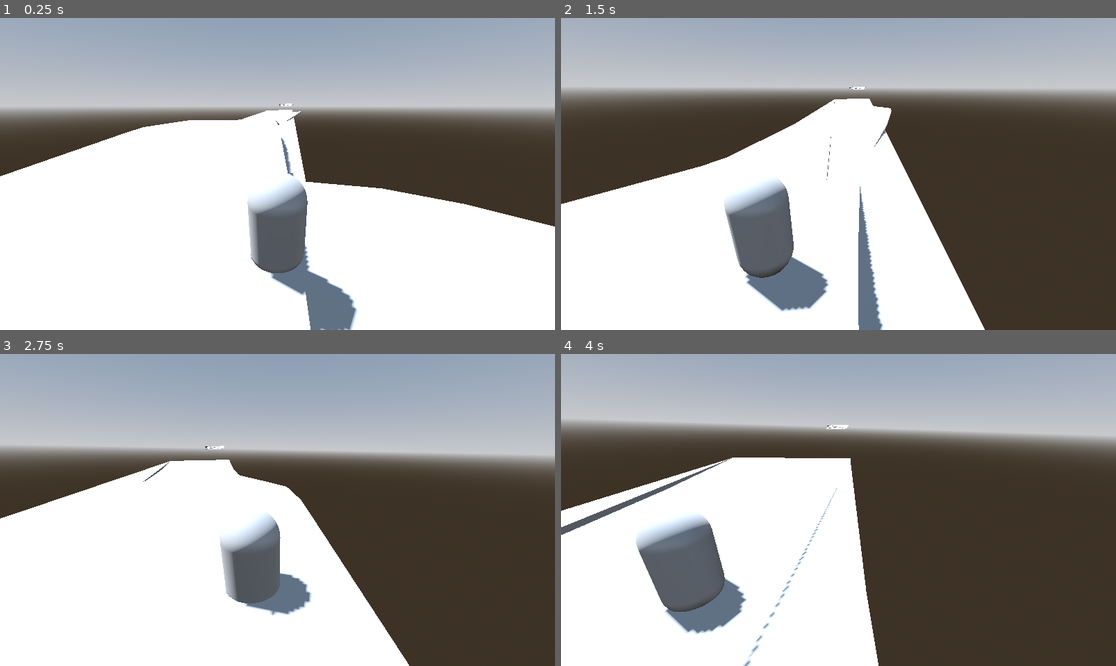
Above: before the commit, frames 1-4 (two rows, left to right).
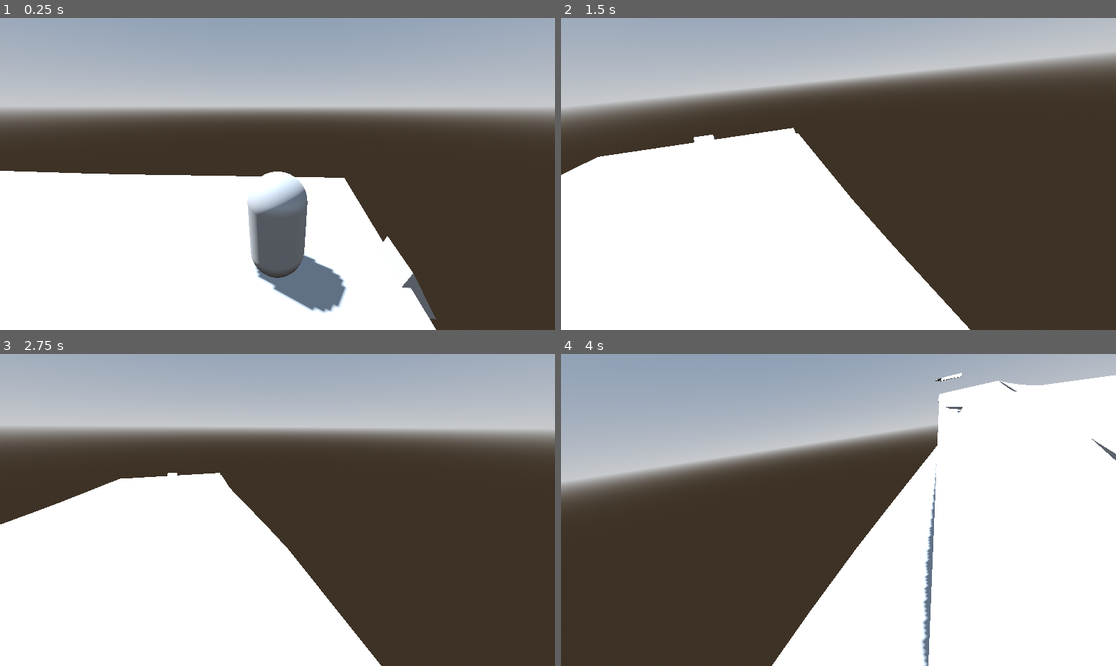
Above: after the commit, the same moments.

Repository: ludovancy/endless-roller
Game: Godot game, scene res://world.tscn
The game is run twice, just before and just after one commit, with the same random seed, the same clock (stepped at 60 frames per second) and the same inputs.
Inputs (mouse positions are in pixels of both pictures, inside the frame that each line leads up to):
- Up to frame 1 (0.25 s): no input
- Up to frame 2 (1.5 s): tap Enter at 0.5 s; move the mouse to (960, 158) at 0.52 s; hold Right (ui_right) 0.53-1.25 s; click (960, 158) at 0.67 s; drag from (727, 189) to (810, 236) at 1.27 s
- Up to frame 3 (2.75 s): move the mouse to (333, 441) at 2.02 s; hold Right (ui_right) from 2.03 s (still down)
- Up to frame 4 (4 s): release Right (ui_right) at 2.75 s; drag from (810, 572) to (672, 463) at 2.77 s; move the mouse to (1005, 556) at 3.52 s; hold Left (ui_left) from 3.53 s (still down)

The runs differ from the first frame. In frame 1, 20% of the frame differs, in the area x 0-100%, y 27-100%; in frame 2, 25%; in frame 3, 20%; in frame 4, 78%, in the area x 0-100%, y 5-100%.

Commit message:
Well, something is happenings

Diff:
--- a/src/player.gd
+++ b/src/player.gd
@@ -1,19 +1,8 @@
 extends Node3D
-
-signal request_new_path(paths_remaining)
 
 @onready var character_body_3d: CharacterBody3D = $CharacterBody3D
 @export var road_width : float = 9.0
-@export var init_speed : float = 0.2
-var speed = init_speed
 var dragging: bool = false
-
-var t = 0
-var curve : Curve3D = null
-var next_curves : Array = []
-
-func _ready() -> void:
-	get_parent().connect("new_curve", set_new_curve)
 
 func _input(event: InputEvent) -> void:
 	var screen_x : float = get_viewport().get_visible_rect().size.x
@@ -32,19 +21,10 @@
 		new_position += road_width / 2
 		character_body_3d.position.x = new_position
 
-func _process(delta: float) -> void:
-	if not curve:
-		print("No curve")
-		return
-	t += delta * speed
-	transform = curve.sample_baked_with_rotation(t * curve.get_baked_length(), true)
-	if t > 1:
-		t -= 1
-		curve = next_curves.pop_front()
-		request_new_path.emit(len(next_curves))
-
-func set_new_curve(new_curve : Curve3D):
-	if curve == null:
-		curve = new_curve
-		return
-	next_curves.append(new_curve)
+	if event is InputEventKey and event.pressed:
+		if event.is_action_pressed("ui_left"):
+			$Camera3D.rotation.y = 90
+		if event.is_action_pressed("ui_right"):
+			$Camera3D.rotation.y = -90
+		if event.is_action_pressed("ui_up"):
+			$Camera3D.rotation.y = 0
--- a/src/world.gd
+++ b/src/world.gd
@@ -1,11 +1,15 @@
 extends Node3D
 
-signal new_curve
+@export var points_in_curve : int = 10
+@export var init_speed : float = 0.1
+var speed = init_speed
+var t : float = 0
 
-@export var max_paths : int = 2
-@export var points_in_curve : int = 10
 
 @onready var player: Node3D = $Player
+@onready var path_root: Node3D = $PathRoot
+
+@export var max_paths : int = 3
 @onready var path_3d: Path3D = $PathRoot/Path3D
 @onready var path_3d_2: Path3D = $PathRoot/Path3D2
 @onready var path_3d_3: Path3D = $PathRoot/Path3D3
@@ -15,29 +19,44 @@
 
 func _ready():
 	# generate max paths
-	handle_new_path(0)
-	player.connect("request_new_path", handle_new_path)
+	for i in range(max_paths):
+		generate_path(i)
 
-func handle_new_path(paths_remaining):
-	for i in range(max_paths - paths_remaining):
-		generate_path()
-
-func generate_path():
-	# get starting position of new path
-	var starting_position : Vector3 = paths[path_index].position
-	starting_position += paths[path_index].curve.get_point_position(
-				paths[path_index].curve.point_count - 1
-			)
-	# start generating the new path
-	path_index = (path_index + 1) % len(paths)
-	paths[path_index].position = starting_position
-	paths[path_index].curve.clear_points()
+func generate_path(index:int):
+	paths[index].curve.clear_points()
 	# procedural generation
 	for i in range(points_in_curve):
 		if i == 0:
-			paths[path_index].curve.add_point(Vector3.ZERO)
+			paths[index].curve.add_point(Vector3.ZERO)
 			continue
-		paths[path_index].curve.add_point(
+		paths[index].curve.add_point(
 		Vector3(i*10, randf_range(0,2), randf_range(-3, 3)))
-	# send the curve to the player
-	new_curve.emit(paths[path_index].curve)
+	# place path
+	paths[index].position = paths[(index - 1) % max_paths].position
+	var last_point : Vector3 = Vector3.ZERO
+	if paths[(index - 1) % max_paths].curve.point_count > 0:
+		last_point = paths[(index - 1) % max_paths].curve.get_point_position(
+			paths[(index - 1) % max_paths].curve.point_count - 1
+		)
+	paths[index].position += last_point
+
+func cycle_path():
+	# get starting position of new path
+	var starting_position : = path_root.position
+	# move everything back
+	path_root.position = Vector3.ZERO
+	for i in range(max_paths):
+		paths[i].position = Vector3.ZERO + starting_position
+	# advance
+	path_index = (path_index + 1) % max_paths
+	generate_path((path_index - 2) % max_paths)
+
+func _process(delta: float) -> void:
+	t += delta * speed
+	var move := paths[path_index].curve.sample_baked_with_rotation(
+		t * paths[path_index].curve.get_baked_length(), true)
+	path_root.transform = move.inverse()
+	player.transform.basis = move.basis
+	if t >= 1.0:
+		t -= 1.0
+		cycle_path()
--- a/world.tscn
+++ b/world.tscn
@@ -15,26 +15,13 @@
 sky = SubResource("Sky_ay0d2")
 tonemap_mode = 2
 
-[sub_resource type="Curve3D" id="Curve3D_xbb6r"]
-_data = {
-"points": PackedVector3Array(0, 0, 0, 3.125, 0, -1.99, -6.62701, 0, -4.91469, 0, 0, 0, 1.8, 0, 2.255, 3.95418, 0, -2.26843, 0.035, 0, 0.495, -1.105, 0, 2.04, 4.23933, 2.38419e-07, 2.56381, 1.03, 0, 0.13, -1.075, 0, 0.62, 1.13031, 0, 4.52261, -0.795, 0, 2.325, -0.105, 0, -0.21, -7.29054, 0, 4.23548, -0.57, 0, -0.015, 0, 0, 0, -1.85376, 0, -2.2046),
-"tilts": PackedFloat32Array(0, 0, 0, 0, 0, 0)
-}
-point_count = 6
+[sub_resource type="PrismMesh" id="PrismMesh_equ1w"]
 
-[sub_resource type="Curve3D" id="Curve3D_8itjo"]
-_data = {
-"points": PackedVector3Array(0, 0, 0, 0, 0, 0, 0, 0, 0, 0, 0, 0, 0, 0, 0, 10, 2, 0, 0, 0, 0, 0, 0, 0, 20, 1, 0, 0, 0, 0, 0, 0, 0, 30, 1, 0),
-"tilts": PackedFloat32Array(0, 0, 0, 0)
-}
-point_count = 4
+[sub_resource type="Curve3D" id="Curve3D_uokhs"]
 
-[sub_resource type="Curve3D" id="Curve3D_cnert"]
-_data = {
-"points": PackedVector3Array(0, 0, 0, 0, 0, 0, 0, 0, 0, 0, 0, 0, 0, 0, 0, 10, 0, 0, 0, 0, 0, 0, 0, 0, 20, 0, 0, 0, 0, 0, 0, 0, 0, 30, 0, 0),
-"tilts": PackedFloat32Array(0, 0, 0, 0)
-}
-point_count = 4
+[sub_resource type="Curve3D" id="Curve3D_0kvio"]
+
+[sub_resource type="Curve3D" id="Curve3D_l0f1l"]
 
 [node name="World" type="Node3D"]
 script = ExtResource("1_dn3g7")
@@ -50,8 +37,11 @@
 
 [node name="PathRoot" type="Node3D" parent="."]
 
+[node name="MeshInstance3D" type="MeshInstance3D" parent="PathRoot"]
+mesh = SubResource("PrismMesh_equ1w")
+
 [node name="Path3D" type="Path3D" parent="PathRoot"]
-curve = SubResource("Curve3D_xbb6r")
+curve = SubResource("Curve3D_uokhs")
 
 [node name="CSGPolygon3D" type="CSGPolygon3D" parent="PathRoot/Path3D"]
 polygon = PackedVector2Array(-5, 0, -5, 0.2, 5, 0.2, 5, 0)
@@ -67,7 +57,7 @@
 path_joined = true
 
 [node name="Path3D2" type="Path3D" parent="PathRoot"]
-curve = SubResource("Curve3D_8itjo")
+curve = SubResource("Curve3D_0kvio")
 
 [node name="CSGPolygon3D2" type="CSGPolygon3D" parent="PathRoot/Path3D2"]
 polygon = PackedVector2Array(-5, 0, -5, 0.2, 5, 0.2, 5, 0)
@@ -83,7 +73,7 @@
 path_joined = true
 
 [node name="Path3D3" type="Path3D" parent="PathRoot"]
-curve = SubResource("Curve3D_cnert")
+curve = SubResource("Curve3D_l0f1l")
 
 [node name="CSGPolygon3D3" type="CSGPolygon3D" parent="PathRoot/Path3D3"]
 snap = 1e-06
Not shown: 1 places in world.tscn that only renumber resources
